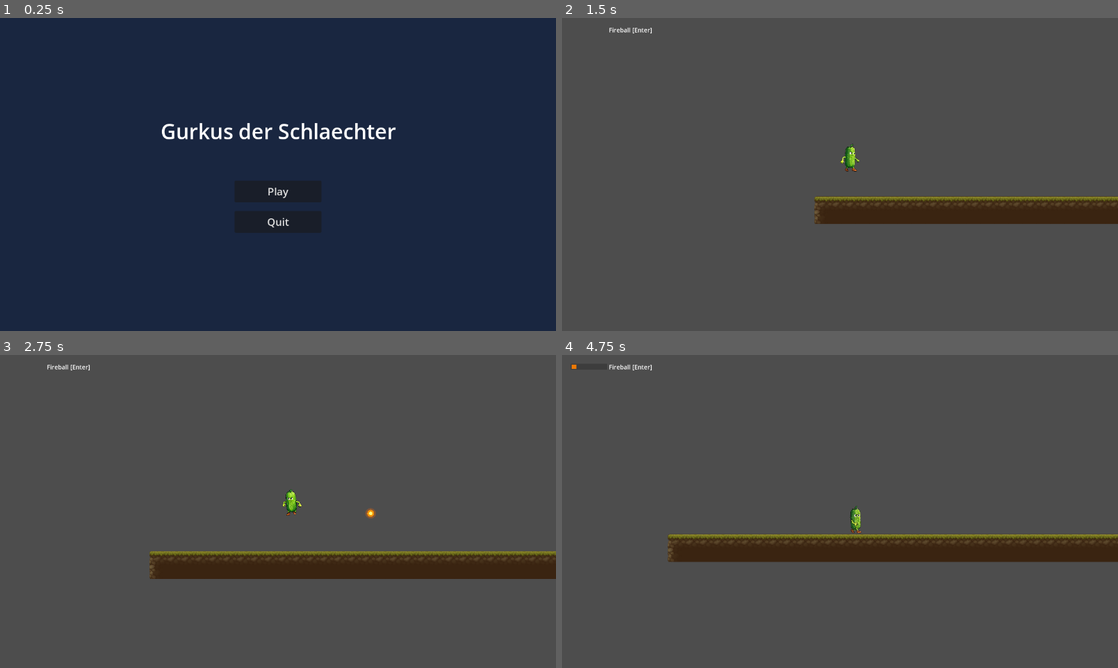
Above: before the commit, frames 1-4 (two rows, left to right).
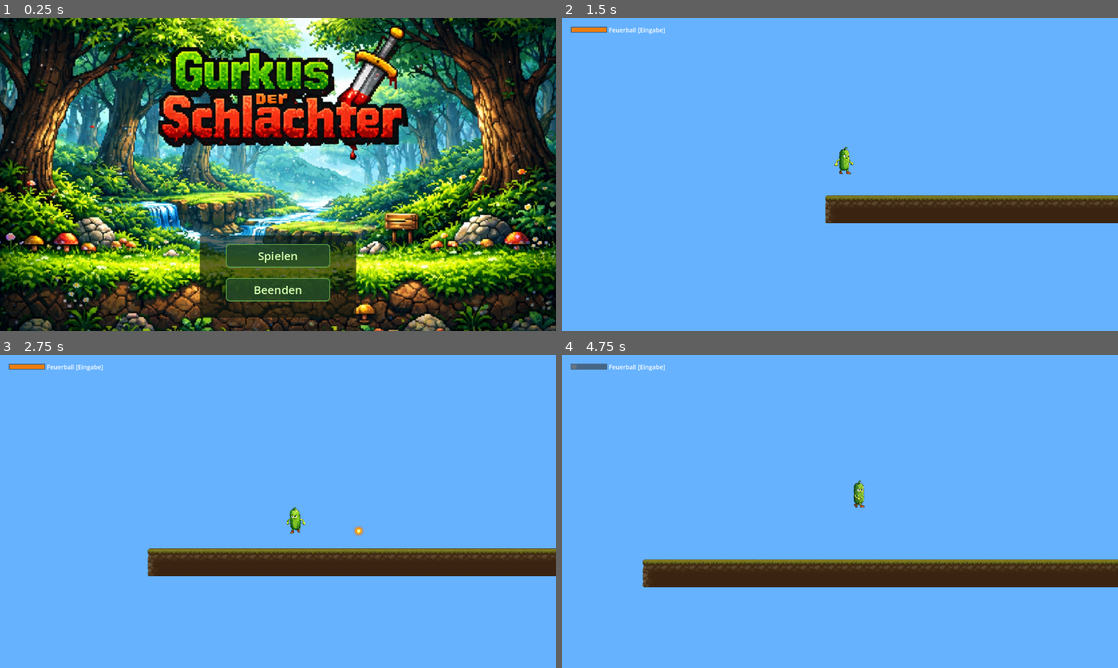
Above: after the commit, the same moments.

Repository: ckesselh/gurkus
Game: Godot game, scene res://scenes/main_menu.tscn
The game is run twice, just before and just after one commit, with the same random seed, the same clock (stepped at 60 frames per second) and the same inputs.
Inputs:
- Up to frame 1 (0.25 s): no input
- Up to frame 2 (1.5 s): click "Play" (after the commit: "Spielen") at 0.5 s; tap Enter (shoot) at 1.25, 1.35 s; hold D (move_right) from 1.28 s (still down); hold Space (jump) from 1.28 s (still down)
- Up to frame 3 (2.75 s): keep holding D (move_right); release Space (jump) at 2.03 s; tap Space (jump) at 2.1, 2.27, 2.57 s; tap Enter (shoot) at 2.3 s
- Up to frame 4 (4.75 s): release D (move_right) at 2.78 s; hold A (move_left) 2.78-3.53 s; hold Space (jump) 2.78-3.53 s; tap Enter (shoot) at 2.85, 3.6 s; hold D (move_right) from 3.53 s (still down); tap Space (jump) at 3.77, 4.07 s; hold Space (jump) from 4.28 s (still down)

The runs differ from the first frame. In frame 1, 97% of the frame differs, in the area x 0-100%, y 0-100%; in frame 2, 96%; in frame 3, 95%; in frame 4, 100%.

Commit message:
Add momentum physics, music system, styled main menu, and German UI
- Rework player physics: acceleration-based movement, momentum-scaled
  jumping, coyote time, jump buffer, asymmetric gravity, slowfall
- Add MusicManager autoload for shuffle playback across scenes
- Style main menu with background image and themed buttons
- Translate UI to German (Spielen, Beenden, Feuerball)
- Make fireball cooldown bar always visible
- Set blue sky background via clear color
- Add background cloud assets for future parallax use

Diff:
--- a/project.godot
+++ b/project.godot
@@ -14,6 +14,12 @@
 run/main_scene="res://scenes/main_menu.tscn"
 config/features=PackedStringArray("4.5", "GL Compatibility")
 config/icon="res://icon.svg"
+
+[display]
+
+window/size/viewport_width=1280
+window/size/viewport_height=720
+window/stretch/mode="viewport"
 
 [input]
 
@@ -42,13 +48,12 @@
 ]
 }
 
-[display]
+[autoload]
 
-window/size/viewport_width=1280
-window/size/viewport_height=720
-window/stretch/mode="viewport"
+MusicManager="*res://scripts/autoload/music_manager.gd"
 
 [rendering]
 
 renderer/rendering_method="gl_compatibility"
 renderer/rendering_method.mobile="gl_compatibility"
+environment/defaults/default_clear_color=Color(0.4, 0.7, 1, 1)
--- a/scenes/level_01.tscn
+++ b/scenes/level_01.tscn
@@ -14,7 +14,7 @@
 script = ExtResource("3_level")
 
 [node name="Player" parent="." instance=ExtResource("2_player")]
-position = Vector2(49, 645)
+position = Vector2(35, 581)
 
 [node name="TileMapLayer" type="TileMapLayer" parent="."]
 position = Vector2(278, -430)
--- a/scenes/main_menu.tscn
+++ b/scenes/main_menu.tscn
@@ -1,6 +1,23 @@
-[gd_scene load_steps=2 format=3]
+[gd_scene load_steps=4 format=3]
 
 [ext_resource type="Script" path="res://scripts/ui/main_menu.gd" id="1_menu"]
+[ext_resource type="Texture2D" path="res://assets/images/main_menu.png" id="2_bg"]
+
+[sub_resource type="StyleBoxFlat" id="ButtonStyle"]
+bg_color = Color(0.15, 0.3, 0.15, 0.85)
+border_width_left = 2
+border_width_top = 2
+border_width_right = 2
+border_width_bottom = 2
+border_color = Color(0.4, 0.7, 0.3, 0.9)
+corner_radius_top_left = 8
+corner_radius_top_right = 8
+corner_radius_bottom_right = 8
+corner_radius_bottom_left = 8
+content_margin_left = 16.0
+content_margin_top = 8.0
+content_margin_right = 16.0
+content_margin_bottom = 8.0
 
 [node name="MainMenu" type="Control"]
 layout_mode = 3
@@ -11,51 +28,65 @@
 grow_vertical = 2
 script = ExtResource("1_menu")
 
-[node name="ColorRect" type="ColorRect" parent="."]
+[node name="Background" type="TextureRect" parent="."]
 layout_mode = 1
 anchors_preset = 15
 anchor_right = 1.0
 anchor_bottom = 1.0
 grow_horizontal = 2
 grow_vertical = 2
-color = Color(0.1, 0.15, 0.25, 1)
+texture = ExtResource("2_bg")
+expand_mode = 1
+stretch_mode = 6
+
+[node name="Overlay" type="ColorRect" parent="."]
+layout_mode = 1
+anchor_left = 0.5
+anchor_top = 1.0
+anchor_right = 0.5
+anchor_bottom = 1.0
+offset_left = -180.0
+offset_top = -220.0
+offset_right = 180.0
+offset_bottom = -30.0
+grow_horizontal = 2
+grow_vertical = 0
+color = Color(0.05, 0.08, 0.05, 0.65)
 
 [node name="VBoxContainer" type="VBoxContainer" parent="."]
 layout_mode = 1
-anchors_preset = 8
 anchor_left = 0.5
-anchor_top = 0.5
+anchor_top = 1.0
 anchor_right = 0.5
-anchor_bottom = 0.5
+anchor_bottom = 1.0
 offset_left = -150.0
-offset_top = -100.0
+offset_top = -200.0
 offset_right = 150.0
-offset_bottom = 100.0
+offset_bottom = -50.0
 grow_horizontal = 2
-grow_vertical = 2
-theme_override_constants/separation = 20
-
-[node name="Title" type="Label" parent="VBoxContainer"]
-layout_mode = 2
-theme_override_font_sizes/font_size = 48
-text = "Gurkus der Schlaechter"
-horizontal_alignment = 1
-vertical_alignment = 1
-
-[node name="Spacer" type="Control" parent="VBoxContainer"]
-custom_minimum_size = Vector2(0, 40)
-layout_mode = 2
+grow_vertical = 0
+theme_override_constants/separation = 24
 
 [node name="PlayButton" type="Button" parent="VBoxContainer"]
-custom_minimum_size = Vector2(200, 50)
+custom_minimum_size = Vector2(240, 54)
 layout_mode = 2
 size_flags_horizontal = 4
-theme_override_font_sizes/font_size = 24
-text = "Play"
+theme_override_colors/font_color = Color(0.85, 1.0, 0.7, 1)
+theme_override_colors/font_hover_color = Color(1.0, 1.0, 0.85, 1)
+theme_override_font_sizes/font_size = 26
+theme_override_styles/normal = SubResource("ButtonStyle")
+theme_override_styles/hover = SubResource("ButtonStyle")
+theme_override_styles/pressed = SubResource("ButtonStyle")
+text = "Spielen"
 
 [node name="QuitButton" type="Button" parent="VBoxContainer"]
-custom_minimum_size = Vector2(200, 50)
+custom_minimum_size = Vector2(240, 54)
 layout_mode = 2
 size_flags_horizontal = 4
-theme_override_font_sizes/font_size = 24
-text = "Quit"
+theme_override_colors/font_color = Color(0.85, 1.0, 0.7, 1)
+theme_override_colors/font_hover_color = Color(1.0, 1.0, 0.85, 1)
+theme_override_font_sizes/font_size = 26
+theme_override_styles/normal = SubResource("ButtonStyle")
+theme_override_styles/hover = SubResource("ButtonStyle")
+theme_override_styles/pressed = SubResource("ButtonStyle")
+text = "Beenden"
--- a/scenes/player/player.tscn
+++ b/scenes/player/player.tscn
@@ -36,7 +36,6 @@
 [node name="CooldownUI" type="CanvasLayer" parent="."]
 
 [node name="Background" type="ColorRect" parent="CooldownUI"]
-visible = false
 offset_left = 20.0
 offset_top = 20.0
 offset_right = 104.0
@@ -44,17 +43,16 @@
 color = Color(0.2, 0.2, 0.2, 0.6)
 
 [node name="Bar" type="ColorRect" parent="CooldownUI"]
-visible = false
 offset_left = 22.0
 offset_top = 22.0
-offset_right = 22.0
+offset_right = 102.0
 offset_bottom = 32.0
 color = Color(1, 0.5, 0, 0.9)
 
 [node name="Label" type="Label" parent="CooldownUI"]
 offset_left = 108.0
 offset_top = 18.0
-offset_right = 230.0
+offset_right = 280.0
 offset_bottom = 36.0
 theme_override_font_sizes/font_size = 14
-text = "Fireball [Enter]"
+text = "Feuerball [Eingabe]"
--- /dev/null
+++ b/scripts/autoload/music_manager.gd
@@ -0,0 +1,38 @@
+extends Node
+
+var _tracks: Array[AudioStream] = [
+	preload("res://assets/audio/gurkus_song_01.mp3"),
+	preload("res://assets/audio/gurkus_song_02.mp3"),
+]
+
+var _player: AudioStreamPlayer
+var _shuffled: Array[AudioStream] = []
+var _current_index := 0
+
+
+func _ready() -> void:
+	_player = AudioStreamPlayer.new()
+	_player.bus = "Master"
+	_player.finished.connect(_on_track_finished)
+	add_child(_player)
+	_shuffle_and_play()
+
+
+func _shuffle_and_play() -> void:
+	_shuffled = _tracks.duplicate()
+	_shuffled.shuffle()
+	_current_index = 0
+	_play_current()
+
+
+func _play_current() -> void:
+	_player.stream = _shuffled[_current_index]
+	_player.play()
+
+
+func _on_track_finished() -> void:
+	_current_index += 1
+	if _current_index >= _shuffled.size():
+		_shuffle_and_play()
+	else:
+		_play_current()
--- a/scripts/player/player.gd
+++ b/scripts/player/player.gd
@@ -1,49 +1,97 @@
 extends CharacterBody2D
 
-const SPEED := 200.0
-const JUMP_VELOCITY := -350.0
-const GRAVITY := 800.0
+# Movement
+const SPEED_MAX := 250.0
+const ACCEL_FLOOR := 1200.0
+const ACCEL_AIR := 600.0
+const FRICTION_FLOOR := 800.0
+const FRICTION_AIR := 200.0
+
+# Jump — scales with horizontal speed
+const JUMP_BASE := -300.0
+const JUMP_MOMENTUM_BONUS := -120.0
+const GRAVITY := 900.0
+const GRAVITY_FALL := 1400.0
+const JUMP_SLOWFALL := -3.0
+
+# Coyote time & jump buffer
+const COYOTE_TIME := 0.1
+const JUMP_BUFFER_TIME := 0.12
 
 const FIREBALL_COOLDOWN := 15.0
 const SHOOT_ANIM_FPS := 20.0
 const SHOOT_FRAME_COUNT := 30
 const SHOOT_SPAWN_FRAME := 15
 
+const ANIM_FPS := 10.0
+
 const FireballScene := preload("res://scenes/player/fireball.tscn")
+
+var _anim_frame := 0
+var _anim_timer := 0.0
+var _cooldown_remaining := 0.0
+var _is_shooting := false
+var _shoot_frame := 0
+var _shoot_timer := 0.0
+var _fireball_spawned := false
+var _facing_right := true
+var _coyote_timer := 0.0
+var _jump_buffer_timer := 0.0
+var _was_on_floor := false
+var _is_jumping := false
 
 @onready var walk_sprite: Sprite2D = $WalkSprite
 @onready var shoot_sprite: Sprite2D = $ShootSprite
 @onready var cooldown_bar: ColorRect = $CooldownUI/Bar
 @onready var cooldown_bg: ColorRect = $CooldownUI/Background
 
-var _anim_frame := 0
-var _anim_timer := 0.0
-const ANIM_FPS := 10.0
-
-var _cooldown_remaining := 0.0
-var _is_shooting := false
-var _shoot_frame := 0
-var _shoot_timer := 0.0
-var _fireball_spawned := false
-var _facing_right := true
-
 
 func _physics_process(delta: float) -> void:
-	# Gravity
-	if not is_on_floor():
-		velocity.y += GRAVITY * delta
+	var on_floor := is_on_floor()
 
-	# Jump
-	if Input.is_action_just_pressed("jump") and is_on_floor():
-		velocity.y = JUMP_VELOCITY
+	# Coyote time: allow jumping briefly after leaving a ledge
+	if on_floor:
+		_coyote_timer = COYOTE_TIME
+	else:
+		_coyote_timer -= delta
 
-	# Horizontal movement
+	# Jump buffer: remember jump press for a short window
+	if Input.is_action_just_pressed("jump"):
+		_jump_buffer_timer = JUMP_BUFFER_TIME
+	else:
+		_jump_buffer_timer -= delta
+
+	# Gravity — heavier when falling for snappier feel
+	if not on_floor:
+		var grav := GRAVITY if velocity.y < 0 and Input.is_action_pressed("jump") else GRAVITY_FALL
+		velocity.y += grav * delta
+
+	# Slowfall while holding jump and ascending
+	if Input.is_action_pressed("jump") and velocity.y < 0:
+		velocity.y += JUMP_SLOWFALL
+
+	# Jump — stronger with more horizontal speed
+	var can_jump := _coyote_timer > 0 and _jump_buffer_timer > 0
+	if can_jump:
+		var speed_ratio := absf(velocity.x) / SPEED_MAX
+		velocity.y = JUMP_BASE + JUMP_MOMENTUM_BONUS * speed_ratio
+		_coyote_timer = 0.0
+		_jump_buffer_timer = 0.0
+		_is_jumping = true
+
+	if on_floor and velocity.y >= 0:
+		_is_jumping = false
+
+	# Horizontal movement with acceleration
 	var direction := Input.get_axis("move_left", "move_right")
 	if direction:
-		velocity.x = direction * SPEED
+		var accel := ACCEL_FLOOR if on_floor else ACCEL_AIR
+		velocity.x = move_toward(velocity.x, direction * SPEED_MAX, accel * delta)
 	else:
-		velocity.x = move_toward(velocity.x, 0, SPEED)
+		var friction := FRICTION_FLOOR if on_floor else FRICTION_AIR
+		velocity.x = move_toward(velocity.x, 0, friction * delta)
 
+	_was_on_floor = on_floor
 	move_and_slide()
 
 	# Shooting
@@ -128,10 +176,9 @@
 
 func _update_cooldown_ui() -> void:
 	if _cooldown_remaining > 0:
-		cooldown_bg.visible = true
-		cooldown_bar.visible = true
 		var ratio := _cooldown_remaining / FIREBALL_COOLDOWN
 		cooldown_bar.size.x = 80.0 * (1.0 - ratio)
+		cooldown_bar.color = Color(0.5, 0.5, 0.5, 0.6)
 	else:
-		cooldown_bg.visible = false
-		cooldown_bar.visible = false
+		cooldown_bar.size.x = 80.0
+		cooldown_bar.color = Color(1.0, 0.5, 0.0, 0.9)
Binary file added: assets/images/background.png
Binary file added: assets/images/background_tile.png
Binary file added: assets/images/main_menu.png
Not shown: 1 places in scenes/level_01.tscn that only renumber resources
Not shown, added: assets/audio/gurkus_song_01.mp3
Not shown, added: assets/audio/gurkus_song_02.mp3
